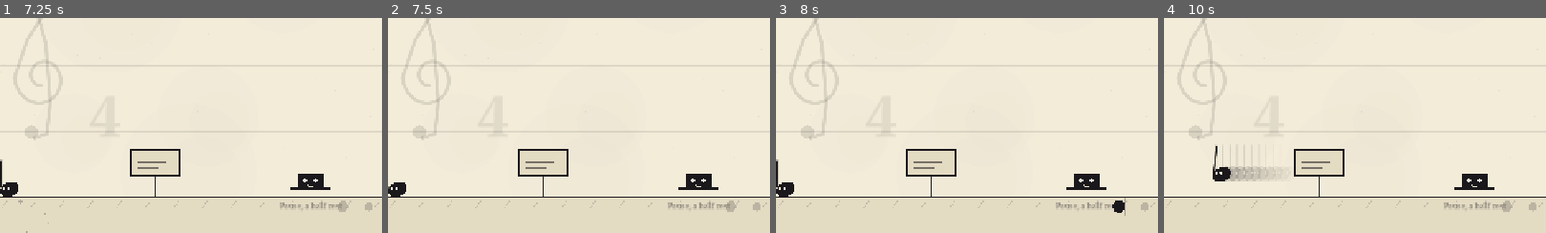
Above: before the commit, frames 1-4 (left to right).
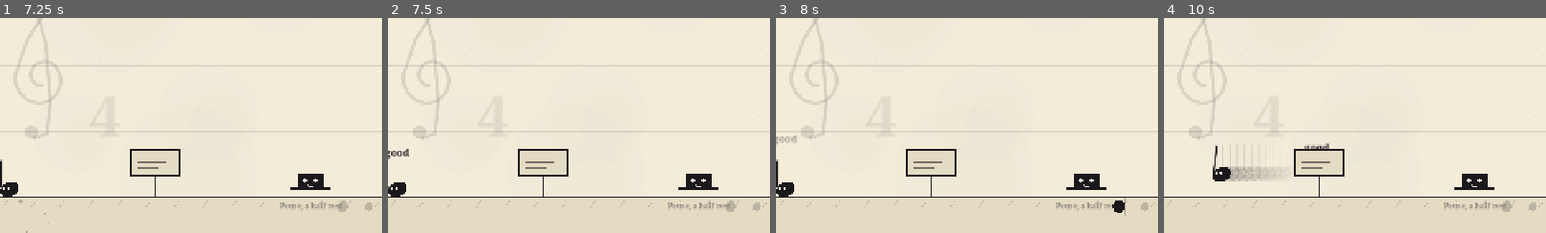
Above: after the commit, the same moments.

Repository: JecerSE/discordant
Game: Godot game, scene res://src/main.tscn
Same seed, same stepped clock (60 frames per second), same inputs: the game is played once before the commit and once after it.
Inputs (mouse positions are % of the whole screen's width and height, from its top left):
- Up to frame 1 (7.25 s): tap Enter (ui_accept) at 0.5, 1.25, 2, 2.75, 4.25, 5 s; drag from (50, 50) to (60, 28) at 0.52 s; drag from (30, 55) to (45, 70) at 1.27 s; move the mouse to (60, 28) at 2.02 s; hold A (move_left) 2.03-2.75 s; hold J (attack) 2.03-2.75 s; tap Shift (dash) every 1.5 s from 2.3 to 6.8 s; drag from (45, 70) to (20, 35) at 2.77 s; move the mouse to (80, 65) at 3.52 s; hold D (move_right) 3.53-4.25 s; tap E (interact) at 3.6 s; tap Space (jump) at 3.77, 6.77 s; drag from (20, 35) to (35, 25) at 4.27 s; move the mouse to (55, 50) at 5.02 s; hold D (move_right) 5.03-5.75 s; tap L (power2) at 5.1 s; click (55, 50) at 5.17 s; drag from (35, 25) to (30, 55) at 5.77 s; move the mouse to (72, 45) at 6.52 s; hold A (move_left) from 6.53 s (still down); tap Z at 6.6 s
- Up to frame 2 (7.5 s): release A (move_left) at 7.25 s; drag from (30, 55) to (45, 70) at 7.27 s
- Up to frame 3 (8 s): no input
- Up to frame 4 (10 s): move the mouse to (60, 28) at 8.02 s; hold D (move_right) 8.03-8.75 s; tap C at 8.1 s; tap Shift (dash) at 8.3, 9.8 s; drag from (45, 70) to (20, 35) at 8.77 s; move the mouse to (80, 65) at 9.52 s; hold A (move_left) from 9.53 s (still down); tap B at 9.6 s; click (80, 65) at 9.67 s; tap Space (jump) at 9.77 s
The pictures show only the part of the screen within x 0-50%, y 50-100%; the shares and areas given below are measured in that part.

Frame 1 is identical in both runs. In frame 2, 0.1% of the frame differs, in the area x 0-6%, y 60-66%; in frame 3, 0.1%; in frame 4, 0.1%.

Commit message:
grade attacks by timing, penalize mashing

Diff:
--- /dev/null
+++ b/content/tuning/timing_tuning.tres
@@ -0,0 +1,17 @@
+[gd_resource type="Resource" script_class="TimingTuning" load_steps=2 format=3]
+
+[ext_resource type="Script" path="res://src/data/tuning/timing_tuning.gd" id="1"]
+
+[resource]
+script = ExtResource("1")
+perfect_window = 0.03
+good_window_scale = 1.8
+perfect_multiplier = 1.65
+great_multiplier = 1.45
+good_multiplier = 1.15
+miss_multiplier = 0.85
+mash_penalty_step = 0.05
+mash_penalty_max_stacks = 6
+combo_interval_tolerance = 0.2
+combo_memory_beats = 9.0
+combo_perfect_multiplier = 1.5
--- /dev/null
+++ b/src/actors/player/beat_grader.gd
@@ -0,0 +1,50 @@
+class_name BeatGrader
+## Grades how close a press landed to the beat, and what that grade is worth
+## (issue #12). No state: the player keeps its own mash stacks.
+
+enum Grade { NONE, MISS, GOOD, GREAT, PERFECT }
+
+const TUNING: TimingTuning = preload("res://content/tuning/timing_tuning.tres")
+const LABELS := {Grade.PERFECT: "perfect!", Grade.GREAT: "great", Grade.GOOD: "good", Grade.MISS: ""}
+
+
+## `offset` is signed seconds from the nearest beat; `beat_window` is the player's.
+static func grade(offset: float, beat_window: float) -> Grade:
+	var d := absf(offset)
+	if d <= TUNING.perfect_window:
+		return Grade.PERFECT
+	if d <= beat_window:
+		return Grade.GREAT
+	if d <= beat_window * TUNING.good_window_scale:
+		return Grade.GOOD
+	return Grade.MISS
+
+
+## "On the beat" for runes and relics means great or better.
+static func is_on_beat(g: Grade) -> bool:
+	return g >= Grade.GREAT
+
+
+static func damage_multiplier(g: Grade, beat_bonus: float, mash_stacks: int) -> float:
+	match g:
+		Grade.PERFECT:
+			return TUNING.perfect_multiplier + beat_bonus
+		Grade.GREAT:
+			return TUNING.great_multiplier + beat_bonus
+		Grade.GOOD:
+			return TUNING.good_multiplier
+		Grade.MISS:
+			return TUNING.miss_multiplier * (1.0 - TUNING.mash_penalty_step * mini(mash_stacks, TUNING.mash_penalty_max_stacks))
+	return 1.0
+
+
+static func label(g: Grade) -> String:
+	return LABELS.get(g, "")
+
+
+static func color(g: Grade) -> Color:
+	match g:
+		Grade.PERFECT: return Pal.GOLD
+		Grade.GREAT: return Pal.GOLD.lerp(Pal.INK, 0.25)
+		Grade.GOOD: return Pal.INK_SOFT
+	return Pal.INK_FAINT
--- a/src/actors/player/player_attacks.gd
+++ b/src/actors/player/player_attacks.gd
@@ -1,29 +1,48 @@
 class_name PlayerAttacks
 extends PlayerDamage
-## Layer 3 of 6. Beat judgement, the four characters' attacks, melee hit shapes, dash.
+## Layer 3 of 6. Timing grades, the four characters' attacks, melee hit shapes, dash.
 
-func _judge_beat() -> bool:
-	var s := stats()
+## Grades a press right now (issue #12). A primed parry and Tempo Marking's first
+## attack count as perfect.
+func _grade_now() -> BeatGrader.Grade:
 	if primed:
 		primed = false
-		return true
+		return BeatGrader.Grade.PERFECT
 	if Game.flag("first_attack_beat") > 0.0 and not first_attack_used:
-		return true
-	if Game.flag("syncopation") > 0.0:
-		return Beat.distance_to_offbeat() <= s.beat_window
-	return Beat.is_on_beat(s.beat_window)
+		return BeatGrader.Grade.PERFECT
+	var shift := 0.5 if Game.flag("syncopation") > 0.0 else 0.0
+	var offset := Beat.signed_offset(1, shift) if Beat.running else 1.0
+	return BeatGrader.grade(offset, stats().beat_window)
+
+
+## Used by powers: grades now, remembers the grade in last_grade, returns on-beat.
+func _judge_beat() -> bool:
+	last_grade = _grade_now()
+	return BeatGrader.is_on_beat(last_grade)
+
+
+## Called the moment attack is pressed: grades it and updates the mashing penalty.
+## _attack() uses the grade even if it runs a few frames later from the input buffer.
+func _register_attack_press(down_held: bool) -> void:
+	pending_grade = _grade_now()
+	pending_down = down_held
+	if pending_grade == BeatGrader.Grade.MISS:
+		mash_stacks = mini(mash_stacks + 1, BeatGrader.TUNING.mash_penalty_max_stacks)
+	elif pending_grade >= BeatGrader.Grade.GOOD:
+		mash_stacks = 0
 
 
 func _attack() -> void:
 	var s := stats()
-	var on_beat := _judge_beat()
+	var g: BeatGrader.Grade = pending_grade
+	var on_beat := BeatGrader.is_on_beat(g)
 	first_attack_used = true
 	var haste: float = 1.0 + s.atk_speed + (0.5 if accel_t > 0.0 else 0.0)
 	if fade_t > 0.0:
 		fade_bonus = true
 	var col := Pal.GOLD if on_beat else Pal.INK
+	room.grade_feedback(global_position + Vector2(0, -size * 3.5), g)
 	if on_beat:
-		room.beat_feedback(global_position + Vector2(0, -size * 3.5))
 		Synth.sfx_play("hit_beat", -10.0)
 	match char_id:
 		"whole":
--- a/src/actors/player/player_damage.gd
+++ b/src/actors/player/player_damage.gd
@@ -18,8 +18,10 @@
 		mult *= 1.0 + s.proj_dmg
 	if Game.flag("horn_scaling") > 0.0:
 		mult *= 1.0 + maxf(0.0, speed() - 250.0) / 5.0 * 0.01
+	# Timing grade (issue #12). Hits without a grade (follow-ups, echoes) are neutral.
+	var grade: BeatGrader.Grade = info.get("grade", BeatGrader.Grade.GREAT if on_beat else BeatGrader.Grade.NONE)
+	mult *= BeatGrader.damage_multiplier(grade, s.beat_bonus, mash_stacks)
 	if on_beat:
-		mult *= 1.5 + s.beat_bonus
 		if Game.flag("crescendo") > 0.0 and proc:
 			crescendo = mini(crescendo + 1, 10)
 			mult *= 1.0 + Game.flag("crescendo") * crescendo
--- a/src/actors/player/player_movement.gd
+++ b/src/actors/player/player_movement.gd
@@ -38,6 +38,7 @@
 			jump_buf = BUFFER
 		if Input.is_action_just_pressed("attack"):
 			atk_buf = BUFFER
+			_register_attack_press(Input.is_action_pressed("down"))
 		if Input.is_action_just_pressed("dash"):
 			_start_dash(false)
 		for i in 3:
--- a/src/actors/player/player_state.gd
+++ b/src/actors/player/player_state.gd
@@ -85,6 +85,11 @@
 # Momentum carry and launches (issue #15).
 var momentum_t := 0.0
 var launch_lock := 0.0
+# Timing grades (issue #12).
+var last_grade: BeatGrader.Grade = BeatGrader.Grade.NONE
+var pending_grade: BeatGrader.Grade = BeatGrader.Grade.NONE
+var pending_down := false
+var mash_stacks := 0
 
 
 func refresh_stats() -> void:
--- a/src/autoload/beat.gd
+++ b/src/autoload/beat.gd
@@ -85,11 +85,18 @@
 
 
 ## Signed seconds from the nearest beat: negative is early, positive is late.
-func signed_offset() -> float:
-	var bl := beat_len()
-	var t := _t - _latency()
-	var p := fposmod(t, bl)
-	return (p if p < bl * 0.5 else p - bl) / tempo_scale
+## `division` 2 measures against half-beats (eighth notes); `shift` moves the grid by a
+## fraction of a beat (0.5 = the off-beats, used by Syncopation).
+func signed_offset(division := 1, shift := 0.0) -> float:
+	var grid := beat_len() / float(division)
+	var t := _t - _latency() + shift * beat_len()
+	var p := fposmod(t, grid)
+	return (p if p < grid * 0.5 else p - grid) / tempo_scale
+
+
+## Song position in beats, as the player hears it.
+func song_beats() -> float:
+	return (_t - _latency()) / beat_len()
 
 
 func is_on_beat(window: float) -> bool:
--- /dev/null
+++ b/src/data/tuning/timing_tuning.gd
@@ -0,0 +1,29 @@
+class_name TimingTuning
+extends Resource
+## How attack timing is graded and rewarded (issues #12 and #14).
+## Edit content/tuning/timing_tuning.tres.
+
+@export_group("Windows")
+## Within this of the beat (s) is "perfect". "Great" uses the player's beat window
+## (base 85 ms, wider with runes). "Good" is the beat window times good_window_scale.
+@export var perfect_window: float = 0.03
+@export var good_window_scale: float = 1.8
+
+@export_group("Damage multipliers")
+@export var perfect_multiplier: float = 1.65
+@export var great_multiplier: float = 1.45
+@export var good_multiplier: float = 1.15
+@export var miss_multiplier: float = 0.85
+
+@export_group("Mashing")
+## Each consecutive missed attack takes this much more off a miss (fraction)...
+@export var mash_penalty_step: float = 0.05
+## ...up to this many stacks. A good-or-better hit clears the stacks.
+@export var mash_penalty_max_stacks: int = 6
+
+@export_group("Combos")
+## A gap between presses may be off its written length by this many beats.
+@export var combo_interval_tolerance: float = 0.2
+## Presses older than this many beats are forgotten.
+@export var combo_memory_beats: float = 9.0
+@export var combo_perfect_multiplier: float = 1.5
--- a/src/world/room/room_state.gd
+++ b/src/world/room/room_state.gd
@@ -140,9 +140,12 @@
 		hud.flash(Pal.BLOOD)
 
 
-func beat_feedback(p: Vector2) -> void:
-	float_text(p, "♪", Pal.GOLD, 26)
-	if hud:
+## Timing popup over the player (issue #12): "perfect!", "great", "good"; nothing on a miss.
+func grade_feedback(p: Vector2, grade: BeatGrader.Grade) -> void:
+	var text := BeatGrader.label(grade)
+	if text != "":
+		float_text(p, text, BeatGrader.color(grade), 22 if grade == BeatGrader.Grade.PERFECT else 17)
+	if BeatGrader.is_on_beat(grade) and hud:
 		hud.beat_hit()
 
 
Not shown, added: src/actors/player/beat_grader.gd.uid
Not shown, added: src/data/tuning/timing_tuning.gd.uid
